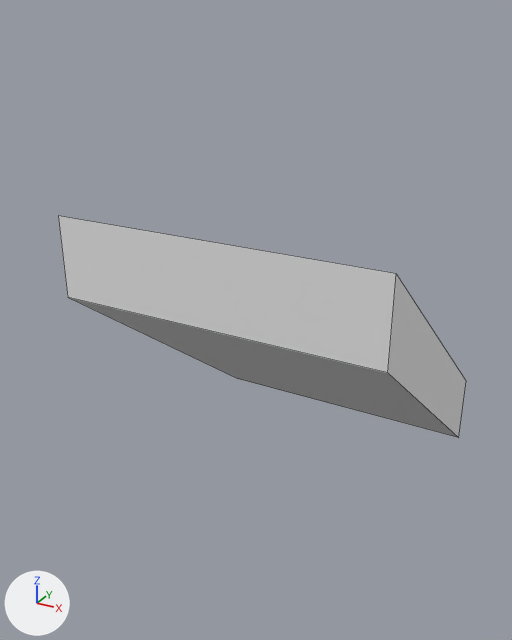
What one commit did to the OBJ model src/main/resources/assets/staticpower/models/block/conveyors/conveyor_ramp_down.obj.
The view is the same before and after, from a 50 mm lens placed at (1.446, -2.46, 1.542), pointed at (0.427, -0.607, 0.615). Arrows for +X, +Y and +Z are at lower left; the lights stay in place. Mesh edges are drawn as thin lines. Where no turn or scale is listed for an object, it has been applied to the vertices.

Names of what the first picture shows: 'conveyor_ramp_down'.
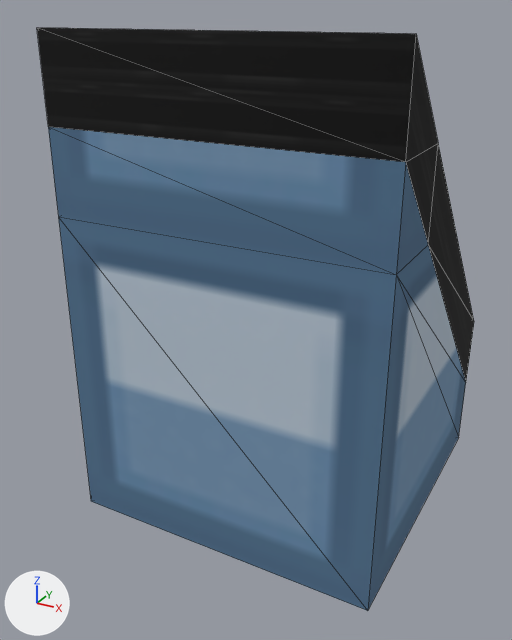
Changed parts and their boxes (x1, y1, x2, y2) in the pictures (512 x 640 px):
```json
{"object": "conveyor_ramp_down", "change": "surface changed, reshaped", "before": [58, 216, 466, 438], "after": [37, 28, 474, 611], "on screen": "7% wider, 162% taller"}
```

Scene script edits in JSON lines:
```json
{"op": "add", "block": "img_basic_machine_front", "code": ["img_basic_machine_front = load_image('basic_machine_front', 'basic_machine_front.png', 32, 32, 'sRGB')"]}
{"op": "add", "block": "img_basic_machine_top", "code": ["img_basic_machine_top = load_image('basic_machine_top', 'basic_machine_top.png', 32, 32, 'sRGB')"]}
{"op": "add", "block": "img_conveyor_top", "code": ["img_conveyor_top = load_image('conveyor_top', 'conveyor_top.png', 16, 256, 'sRGB')"]}
{"op": "add", "block": "img_conveyor_belt", "code": ["img_conveyor_belt = load_image('conveyor_belt', '../../../textures/blocks/conveyors/conveyor_belt.png', 32, 256, 'sRGB')"]}
{"op": "remove", "block": "mat_lambert4sg", "code": "mat_lambert4sg.base_color = (0.8, 0.8, 0.8)  # white #e7e7e7"}
{"op": "add", "block": "mat_lambert4sg", "code": "mat_lambert4sg.texture = img_conveyor_belt"}
{"op": "remove", "block": "mat_lambert2sg", "code": "mat_lambert2sg.base_color = (0.8, 0.8, 0.8)  # white #e7e7e7"}
{"op": "add", "block": "mat_lambert2sg", "code": "mat_lambert2sg.texture = img_conveyor_top"}
{"op": "add", "block": "mat_lambert5sg", "code": ["mat_lambert5sg = principled_material('lambert5SG')", "mat_lambert5sg.texture = img_basic_machine_front", "mat_lambert5sg.roughness = 1.0"]}
{"op": "add", "block": "mat_lambert6sg", "code": ["mat_lambert6sg = principled_material('lambert6SG')", "mat_lambert6sg.texture = img_basic_machine_top", "mat_lambert6sg.roughness = 1.0"]}
{"block": "me_conveyor_ramp_down", "where": "# used by ob_conveyor_ramp_down; location = (0.0, 0.0, 0.0)"}
{"op": "remove", "block": "me_conveyor_ramp_down", "code": "me_conveyor_ramp_down.from_pydata(...)  # 8 vertices, 6 faces; spans x 0.0..1.0, y -1.0..0.0, z 0.0..1.0"}
{"op": "add", "block": "me_conveyor_ramp_down", "code": "me_conveyor_ramp_down.from_pydata(...)  # 18 vertices, 32 faces; spans x 0.0..1.0, y -1.0..0.0, z 0.0..1.497"}
{"block": "me_conveyor_ramp_down", "change": "me_conveyor_ramp_down part 1"}
{"block": "me_conveyor_ramp_down", "change": "6 vertices are removed from x 0.0..1.0, y -1.0..0.0, z 0.25..1.0"}
{"block": "me_conveyor_ramp_down", "change": "6 faces are deleted"}
{"block": "me_conveyor_ramp_down", "change": "9 vertices are added at x 0.0..1.0, y -1.0..0.0, z 0.0..1.497"}
{"block": "me_conveyor_ramp_down", "change": "7 new vertices lie (1.0, 0.0, 0.0) away from vertices in x 0.0, y -1.0..0.0, z 0.0..1.497"}
{"block": "me_conveyor_ramp_down", "change": "14 new faces join them, mat_lambert5sg (picture img_basic_machine_front)"}
{"block": "me_conveyor_ramp_down", "change": "2 new faces join them, mat_lambert6sg (picture img_basic_machine_top)"}
{"block": "me_conveyor_ramp_down", "change": "12 new faces join them, mat_lambert4sg (picture img_conveyor_belt)"}
{"block": "me_conveyor_ramp_down", "change": "4 new faces join them, mat_lambert2sg (picture img_conveyor_top)"}
{"op": "add", "block": "me_conveyor_ramp_down", "code": "me_conveyor_ramp_down.materials.append(mat_lambert5sg)  # picture img_basic_machine_front"}
{"op": "add", "block": "me_conveyor_ramp_down", "code": "me_conveyor_ramp_down.materials.append(mat_lambert6sg)  # picture img_basic_machine_top"}
```
